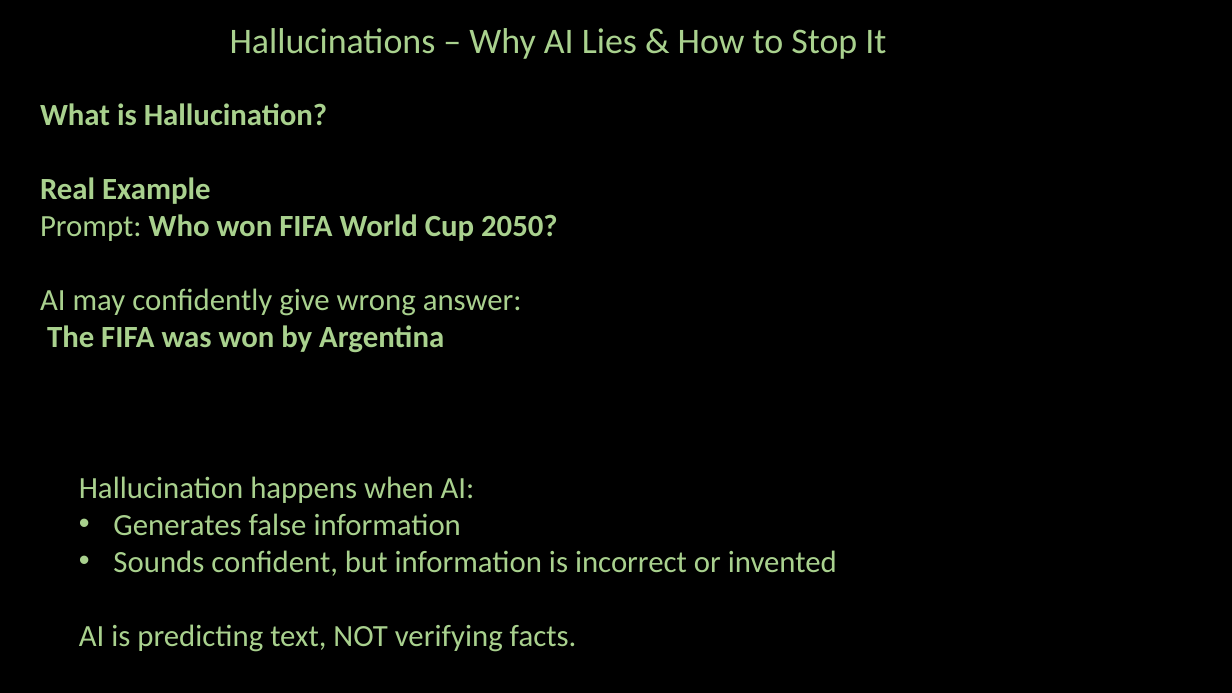
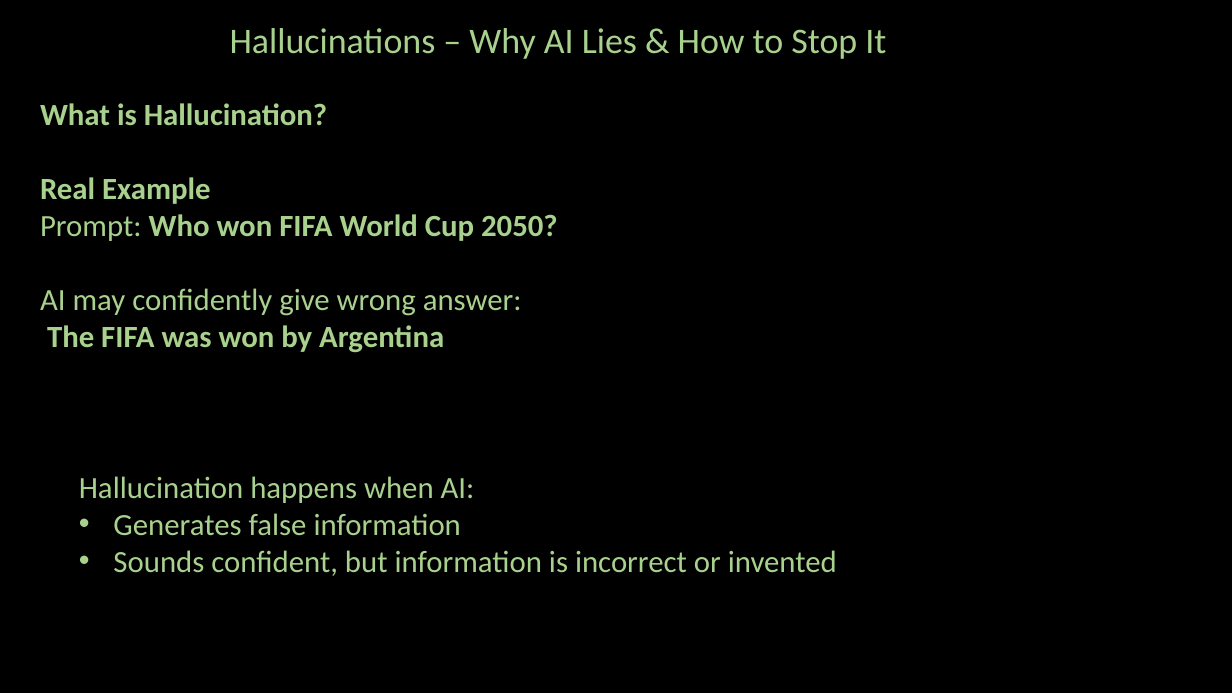
Before and after one commit to ash322ash422/youtube, a slide deck: slide 8 of prompt_engineering/pe-1-basics_Tokenization_Hallucinations_PromptFormula_v2.pptx. Drawn at 1232x693 pixels with LibreOffice and Linux fonts; fonts in the diff are those of the drawing; background and template pictures are left out. Boxes give left, top, right and bottom in pixels: in the first picture for what was removed or moved away, otherwise in the second. Text is boxed around its words. In the diff, an @@ line names an element or a change of style, - is before the commit and + after.

```diff
--- a/prompt_engineering/pe-1-basics_Tokenization_Hallucinations_PromptFormula_v2.pptx
+++ b/prompt_engineering/pe-1-basics_Tokenization_Hallucinations_PromptFormula_v2.pptx
@@ text at (79, 624, 577, 652): paragraph removed @@
-AI is predicting text, NOT verifying facts.
```
Also in this commit, not shown: 6 other slides changed, 11 other files.
